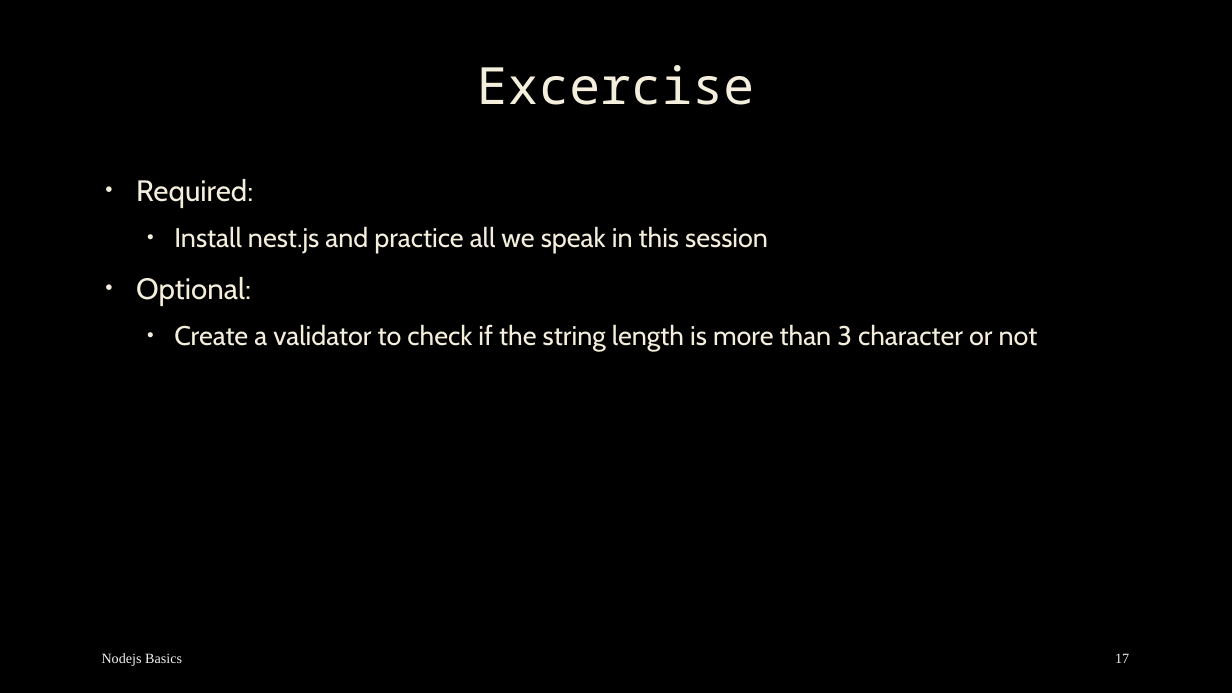
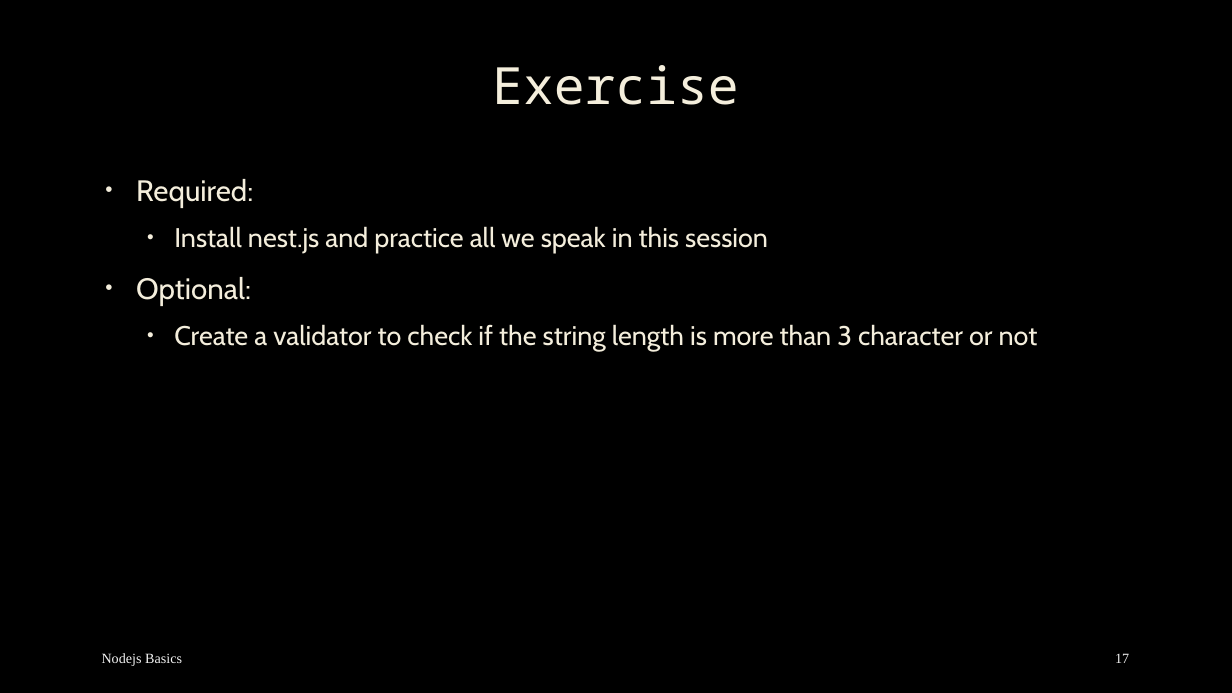
Before and after one commit to mostafa8026/nestjs-course, a slide deck: slide 17 of nestjs/nestjs-02.pptx. Drawn at 1232x693 pixels with LibreOffice and Linux fonts; fonts in the diff are those of the drawing; background and template pictures are left out. Boxes give left, top, right and bottom in pixels: in the first picture for what was removed or moved away, otherwise in the second. Text is boxed around its words. In the diff, an @@ line names an element or a change of style, - is before the commit and + after.

```diff
--- a/nestjs/nestjs-02.pptx
+++ b/nestjs/nestjs-02.pptx
@@ title at (492,65,738,105): text changed @@
-Excercise
+Exercise
```
Also in this commit, not shown: 49 other files.
